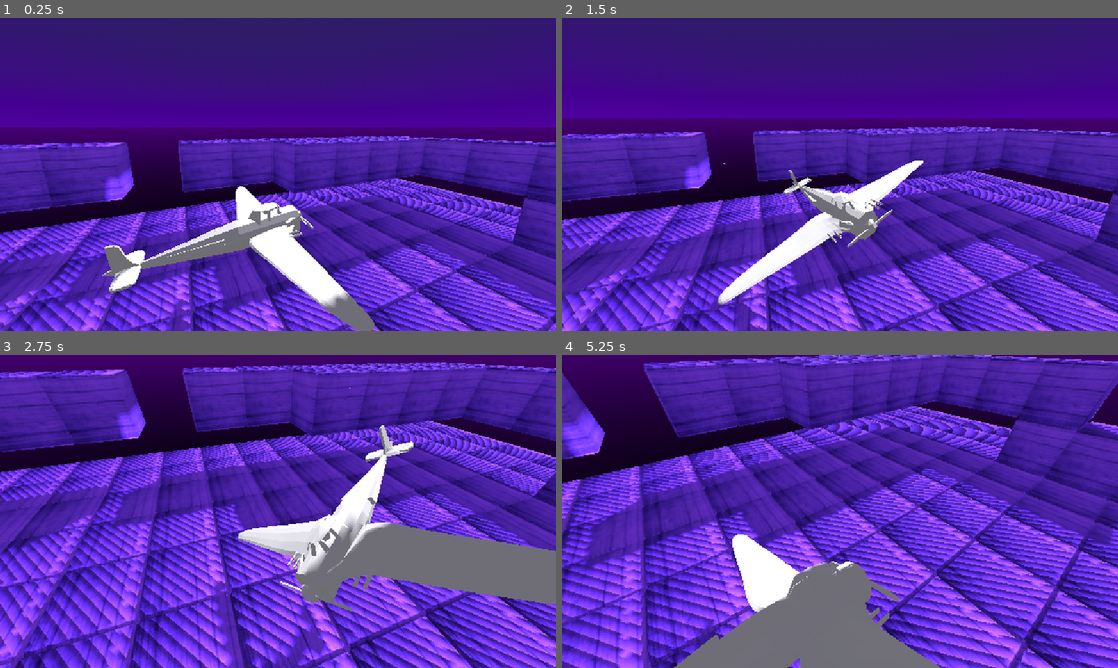
Above: before the commit, frames 1-4 (two rows, left to right).
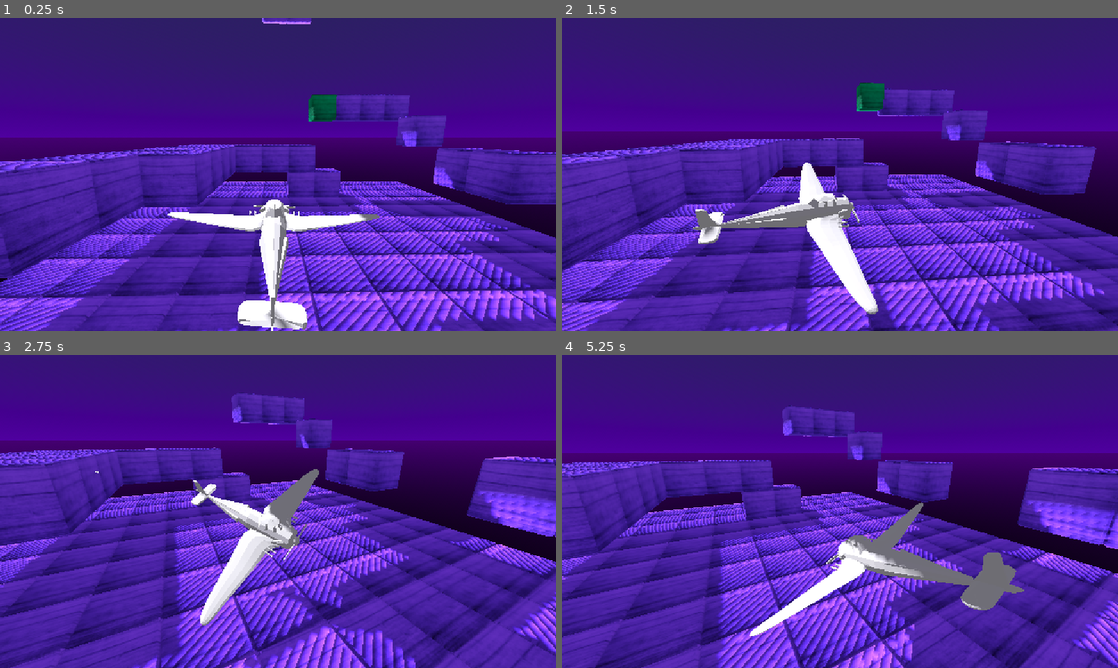
Above: after the commit, the same moments.

Repository: netpipe/godot-demos
Game: Godot game, scene res://level.tscn
Two runs of this game, one before a commit and one after it. Both use one fixed random seed, a clock stepped at 60 frames per second and the inputs below.
Inputs:
- Up to frame 1 (0.25 s): no input
- Up to frame 2 (1.5 s): tap Enter at 0.5 s; hold D (move_right) 0.53-1.28 s; hold S (move_back) from 1.28 s (still down)
- Up to frame 3 (2.75 s): release S (move_back) at 2.03 s; hold D (move_right) from 2.03 s (still down)
- Up to frame 4 (5.25 s): release D (move_right) at 2.78 s; hold W (move_forward) 2.78-3.53 s; hold A (move_left) 3.53-5.03 s; hold S (move_back) from 5.03 s (still down)

The runs differ from the first frame. In frame 1, 49% of the frame differs, in the area x 0-100%, y 0-100%; in frame 2, 52%; in frame 3, 79%; in frame 4, 81%.

Commit message:
update to airplane camera

Diff:
--- a/Kinematic Airplane Demo/player/cubio.tscn
+++ b/Kinematic Airplane Demo/player/cubio.tscn
@@ -32,7 +32,7 @@
 transform = Transform3D(1, 0, 0, 0, 1, 0, 0, 0, 1, 0, 0.8, 0)
 
 [node name="Camera3D" type="Camera3D" parent="Target"]
-transform = Transform3D(0.34202, -0.321394, 0.883022, 0, 0.939693, 0.34202, -0.939693, -0.116978, 0.321394, 2, 0.5, 0.913381)
+transform = Transform3D(0.999963, 0.00294873, -0.00810159, 7.12223e-09, 0.939693, 0.34202, 0.00862153, -0.342008, 0.939658, -0.0588418, 0.5, 2.76408)
 fov = 74.0
 near = 0.1
 far = 50.0
--- a/Kinematic Airplane Demo/project.godot
+++ b/Kinematic Airplane Demo/project.godot
@@ -1,3 +1,11 @@
+; Engine configuration file.
+; It's best edited using the editor UI and not directly,
+; since the parameters that go here are not all obvious.
+;
+; Format:
+;   [section] ; section goes between []
+;   param=value ; assign values to parameters
+
 config_version=5
 
 [application]
